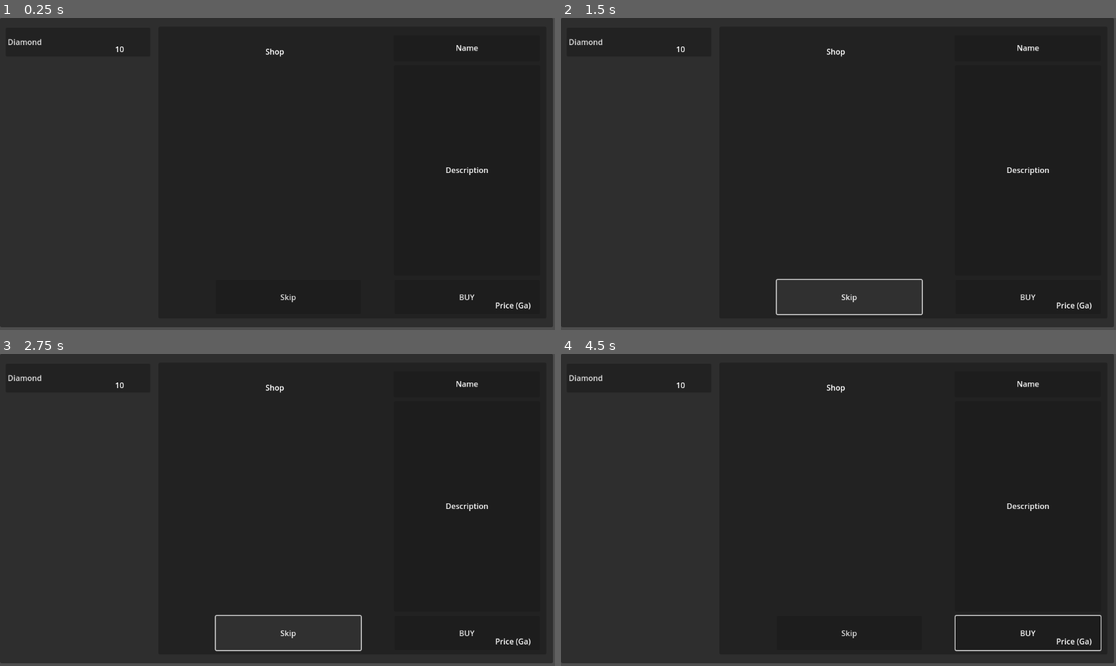
Above: before the commit, frames 1-4 (two rows, left to right).
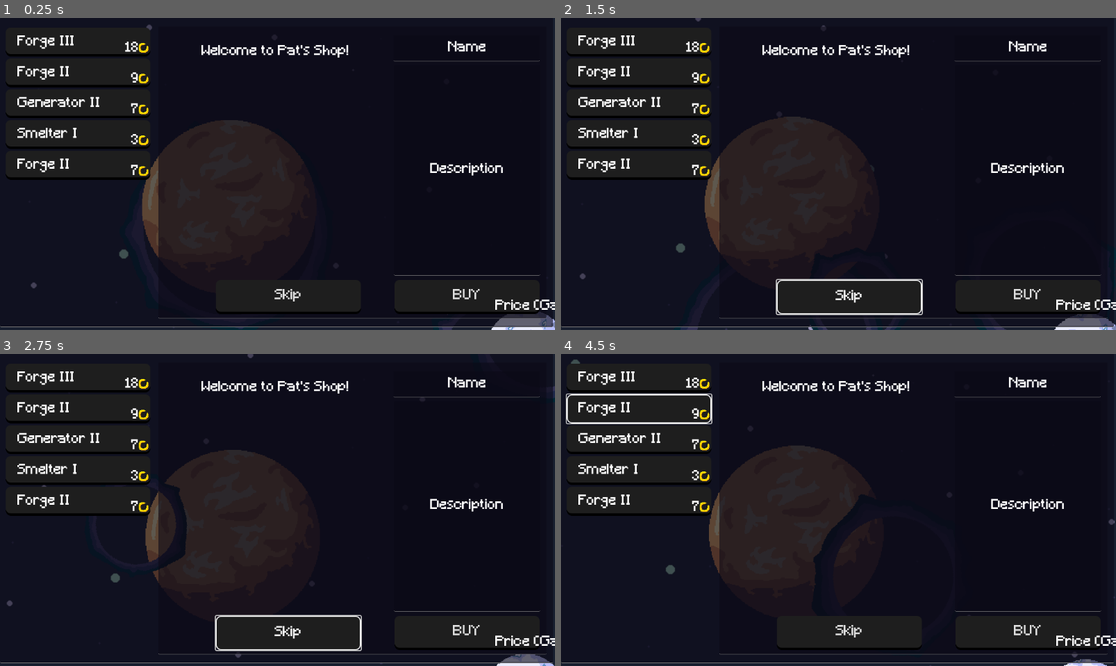
Above: after the commit, the same moments.

Repository: ManechLepage/GodotWild-Jam68
Game: Godot game, scene res://Scenes/Customers/main_shop.tscn
The game is run twice, just before and just after one commit, with the same random seed, the same clock (stepped at 60 frames per second) and the same inputs. This scene is started directly instead of the project's main scene.
Inputs (mouse positions are in pixels of both pictures, inside the frame that each line leads up to):
- Up to frame 1 (0.25 s): no input
- Up to frame 2 (1.5 s): click (638, 42) at 0.5 s, where only the run before the commit has a clickable "Diamond"; click "Skip" at 1.25 s
- Up to frame 3 (2.75 s): click "Skip" at 2 s
- Up to frame 4 (4.5 s): click (638, 378) at 2.75 s, where only the run after the commit has a clickable "18"; click "BUY" at 3.5 s; click (638, 410) at 4.25 s, where only the run after the commit has a clickable "9"

The runs differ from the first frame. In frame 1, 27% of the frame differs, in the area x 0-100%, y 0-100%; in frame 2, 27%; in frame 3, 27%; in frame 4, 28%.

Commit message:
PAT EST DANS LE JEU

Diff:
--- /dev/null
+++ b/Godot Wild-jam 68/Scenes/Customers/PatShop.gd
@@ -0,0 +1,50 @@
+extends Node
+
+@export var section_types: Array[PackedScene] = []
+@export var shop_size_min_max: Vector2
+
+@export var tier_rarity3: Array[float] = []
+@export var tier_rarity2: Array[float] = []
+
+@export var price_range = 3
+
+const SHOP_ITEM_BUTTON = preload("res://Scenes/Customers/Shop_item_button.tscn")
+
+@onready var v_box_container = $Control/Panel/VBoxContainer
+
+func _ready():
+	var rng = RandomNumberGenerator.new()
+	var shop_size = rng.randi_range(shop_size_min_max.x, shop_size_min_max.y)
+
+	for i in range(shop_size):
+		var button = SHOP_ITEM_BUTTON.instantiate()
+		var index = rng.randi() % section_types.size()
+		var section = section_types[index].instantiate()
+
+		var tier:int
+		if int(section.type) == 2:
+			tier = get_random_tier(tier_rarity2) + 1
+		else:
+			tier = get_random_tier(tier_rarity3) + 1
+
+		var price = 5 * tier
+		price = randi_range(price - price_range, price + price_range)
+
+		v_box_container.add_child(button)
+		button.load_values(section, tier, price)
+
+func get_random_tier(tier_rarity):
+	var index = 0
+	var cumulative_probability = 0.0
+	var random_value = randf()
+
+	# Iterate through the array to find the index
+	for i in range(tier_rarity.size()):
+		cumulative_probability += tier_rarity[i]
+		if random_value <= cumulative_probability:
+			index = i
+			break
+	return index
+
+func load_item(section, tier, price):
+	pass
--- a/Godot Wild-jam 68/Scenes/Customers/Shop_item_button.tscn
+++ b/Godot Wild-jam 68/Scenes/Customers/Shop_item_button.tscn
@@ -1,23 +1,60 @@
-[gd_scene load_steps=3 format=3 uid="uid://c53wl0s54jdx6"]
+[gd_scene load_steps=4 format=3 uid="uid://c53wl0s54jdx6"]
 
+[ext_resource type="Theme" uid="uid://ctb0ar3july17" path="res://Graphics/UI/main_theme.tres" id="1_6pbhp"]
 [ext_resource type="Script" path="res://Scripts/Items/Shop_item_button.gd" id="1_if7ak"]
-[ext_resource type="Resource" uid="uid://ddj2noi2gwgq8" path="res://Resources/Items/Diamond.tres" id="2_nerp2"]
+[ext_resource type="Texture2D" uid="uid://wph8gc4rodik" path="res://Graphics/Items/coin.png" id="4_vqfr4"]
 
 [node name="Shop_item_button" type="Button"]
+texture_filter = 1
 custom_minimum_size = Vector2(300, 60)
 offset_left = 36.0
 offset_top = 29.0
-offset_right = 298.0
-offset_bottom = 80.0
-text = "Item Name"
+offset_right = 476.0
+offset_bottom = 89.0
+theme = ExtResource("1_6pbhp")
 alignment = 0
 script = ExtResource("1_if7ak")
-item = ExtResource("2_nerp2")
 
 [node name="Price_button" type="Label" parent="."]
-layout_mode = 0
-offset_left = 227.0
-offset_top = 33.0
-offset_right = 297.0
-offset_bottom = 56.0
-text = "Price(Ga)"
+layout_mode = 1
+anchors_preset = 3
+anchor_left = 1.0
+anchor_top = 1.0
+anchor_right = 1.0
+anchor_bottom = 1.0
+offset_left = -159.0
+offset_top = -31.0
+offset_right = -24.0
+offset_bottom = -3.0
+grow_horizontal = 0
+grow_vertical = 0
+text = "Price"
+horizontal_alignment = 2
+vertical_alignment = 1
+
+[node name="TextureRect" type="TextureRect" parent="."]
+layout_mode = 1
+anchors_preset = 3
+anchor_left = 1.0
+anchor_top = 1.0
+anchor_right = 1.0
+anchor_bottom = 1.0
+offset_left = -24.0
+offset_top = -28.0
+offset_right = 16.0
+offset_bottom = 12.0
+grow_horizontal = 0
+grow_vertical = 0
+scale = Vector2(0.5, 0.5)
+texture = ExtResource("4_vqfr4")
+
+[node name="Label" type="Label" parent="."]
+layout_mode = 1
+anchors_preset = 15
+anchor_right = 1.0
+anchor_bottom = 1.0
+offset_left = 24.0
+grow_horizontal = 2
+grow_vertical = 2
+text = "Item Name"
+vertical_alignment = 1
--- a/Godot Wild-jam 68/Scenes/Customers/main_shop.tscn
+++ b/Godot Wild-jam 68/Scenes/Customers/main_shop.tscn
@@ -1,8 +1,18 @@
-[gd_scene load_steps=2 format=3 uid="uid://dv8avkdkn7qw8"]
+[gd_scene load_steps=7 format=3 uid="uid://dv8avkdkn7qw8"]
 
-[ext_resource type="PackedScene" uid="uid://c53wl0s54jdx6" path="res://Scenes/Customers/Shop_item_button.tscn" id="1_pta8g"]
+[ext_resource type="Script" path="res://Scenes/Customers/PatShop.gd" id="1_n7k8h"]
+[ext_resource type="PackedScene" uid="uid://dl322dbt6e1q7" path="res://Scenes/Spaceship/Forge.tscn" id="2_f3ayb"]
+[ext_resource type="Theme" uid="uid://ctb0ar3july17" path="res://Graphics/UI/main_theme.tres" id="2_g6hyl"]
+[ext_resource type="PackedScene" uid="uid://b82ugruem048x" path="res://Scenes/Spaceship/Generator.tscn" id="3_mqdxa"]
+[ext_resource type="PackedScene" uid="uid://yxkdxfwv8wkm" path="res://Scenes/Spaceship/Smelter.tscn" id="4_0uxo2"]
+[ext_resource type="PackedScene" uid="uid://cm8cqww061liy" path="res://Scenes/Background/MainBackground.tscn" id="6_aaf77"]
 
-[node name="Main_shop" type="Node"]
+[node name="Patshop" type="Node"]
+script = ExtResource("1_n7k8h")
+section_types = Array[PackedScene]([ExtResource("2_f3ayb"), ExtResource("3_mqdxa"), ExtResource("4_0uxo2")])
+shop_size_min_max = Vector2(3, 6)
+tier_rarity3 = Array[float]([0.5, 0.3, 0.2])
+tier_rarity2 = Array[float]([0.8, 0.2])
 
 [node name="Control" type="Control" parent="."]
 layout_mode = 3
@@ -13,6 +23,7 @@
 offset_bottom = -1.0
 grow_horizontal = 2
 grow_vertical = 2
+theme = ExtResource("2_g6hyl")
 
 [node name="Panel" type="Panel" parent="Control"]
 layout_mode = 1
@@ -35,9 +46,6 @@
 offset_right = -0.256012
 offset_bottom = -15.0
 grow_vertical = 2
-
-[node name="Shop_item_button2" parent="Control/Panel/VBoxContainer" instance=ExtResource("1_pta8g")]
-layout_mode = 2
 
 [node name="Panel" type="Panel" parent="Control/Panel"]
 layout_mode = 1
@@ -163,8 +171,8 @@
 offset_top = -0.302001
 offset_right = -0.365051
 offset_bottom = -0.142006
-text = "Shop"
+text = "Welcome to Pat's Shop!"
 horizontal_alignment = 1
 vertical_alignment = 1
 
-[connection signal="pressed" from="Control/Panel/VBoxContainer/Shop_item_button2" to="Control/Panel/VBoxContainer/Shop_item_button2" method="_on_pressed"]
+[node name="ParallaxBackground" parent="." instance=ExtResource("6_aaf77")]
--- a/Godot Wild-jam 68/Scenes/Spaceship/Generator.tscn
+++ b/Godot Wild-jam 68/Scenes/Spaceship/Generator.tscn
@@ -14,7 +14,7 @@
 [sub_resource type="RectangleShape2D" id="RectangleShape2D_bdrhe"]
 size = Vector2(32, 32)
 
-[node name="GeneratorSection" instance=ExtResource("1_lgxny")]
+[node name="Generator" instance=ExtResource("1_lgxny")]
 sprite_frames = ExtResource("2_3oxqq")
 type = 1
 
--- /dev/null
+++ b/Godot Wild-jam 68/Scenes/UI/PatShopButton.gd
@@ -0,0 +1,5 @@
+extends Panel
+
+func _on_button_pressed():
+	get_parent().load_pat_shop()
+	queue_free()
--- a/Godot Wild-jam 68/Scenes/UI/merchant_shop_button.tscn
+++ b/Godot Wild-jam 68/Scenes/UI/merchant_shop_button.tscn
@@ -1,6 +1,7 @@
-[gd_scene load_steps=5 format=3 uid="uid://b4vxe0frkqcwt"]
+[gd_scene load_steps=6 format=3 uid="uid://b4vxe0frkqcwt"]
 
 [ext_resource type="Theme" uid="uid://ctb0ar3july17" path="res://Graphics/UI/main_theme.tres" id="1_ierao"]
+[ext_resource type="Script" path="res://Scenes/UI/PatShopButton.gd" id="2_i0ugx"]
 [ext_resource type="StyleBox" uid="uid://ca8084mm2pc7k" path="res://Graphics/UI/patshop_theme.tres" id="2_r5kiu"]
 [ext_resource type="LabelSettings" uid="uid://es0p2ltn4e5o" path="res://Graphics/UI/Fonts/default.tres" id="3_1aal7"]
 
@@ -15,6 +16,7 @@
 size_flags_horizontal = 3
 theme = ExtResource("1_ierao")
 theme_override_styles/panel = SubResource("StyleBoxFlat_t8kmv")
+script = ExtResource("2_i0ugx")
 
 [node name="Button" type="Button" parent="."]
 layout_mode = 1
@@ -37,3 +39,5 @@
 label_settings = ExtResource("3_1aal7")
 horizontal_alignment = 1
 vertical_alignment = 1
+
+[connection signal="pressed" from="Button" to="." method="_on_button_pressed"]
--- a/Godot Wild-jam 68/Scripts/Customer/CustomerContainer.gd
+++ b/Godot Wild-jam 68/Scripts/Customer/CustomerContainer.gd
@@ -1,4 +1,6 @@
 extends VBoxContainer
+
+@onready var customer_manager = %CustomerManager
 
 func load_all_customer_items():
 	var items = []
@@ -12,3 +14,7 @@
 		if i.is_in_group("Customer"):
 			if i.item == item:
 				i.queue_free()
+				break
+
+func load_pat_shop():
+	get_tree().change_scene_to_file("res://Scenes/Customers/main_shop.tscn")
--- a/Godot Wild-jam 68/Scripts/Customer/CustomerManager.gd
+++ b/Godot Wild-jam 68/Scripts/Customer/CustomerManager.gd
@@ -24,6 +24,7 @@
 
 	customer.get_child(0).text = item.name
 	customer.get_child(1).text = str(item.price)
+	customer.get_child(2).texture = item.icon
 	customer.item = item
 
 	v_box_container.add_child(customer)
--- a/Godot Wild-jam 68/Scripts/Items/Shop_item_button.gd
+++ b/Godot Wild-jam 68/Scripts/Items/Shop_item_button.gd
@@ -1,26 +1,18 @@
 extends Button
 
-@onready var item_name = %Name
-@onready var price = $"../../Panel/Button/Price"
-@onready var description = %Description
-@onready var item_image = %Item_image
-@export var item: Item
+var tier: int
+var section: AnimatedSprite2D
+
 @onready var price_button = $Price_button
+@onready var label = $Label
 
+func load_values(section, tier, price):
+	var tier_str:String
+	for i in range(tier):
+		tier_str += "I"
 
-# Called when the node enters the scene tree for the first time.
-func _ready():
-	text = item.name
-	price_button.text = str(item.price)
-
-
-
-# Called every frame. 'delta' is the elapsed time since the previous frame.
-func _process(delta):
-	pass
-
+	label.text = section.name + " " + tier_str
+	price_button.text = str(price)
 
 func _on_pressed():
-	item_name = item.name
-	price = str(item.price)
-	item_image = item.icon
+	pass
--- a/Godot Wild-jam 68/Scripts/Spaceship/SpaceshipSection.gd
+++ b/Godot Wild-jam 68/Scripts/Spaceship/SpaceshipSection.gd
@@ -10,10 +10,10 @@
 
 enum SectionType
 {
-	Front,
-	Miner,
-	Smelter,
-	Forger
+	Front = 0,
+	Miner = 1,
+	Smelter = 2,
+	Forger = 3
 }
 
 @export var pos: Vector2
